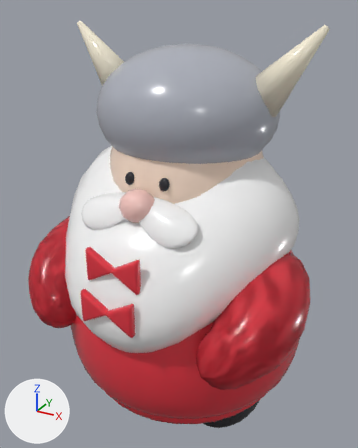
The Blender file docs/04_ART/models/santa/v3/blend/viking.blend as it was, and as the next commit left it.
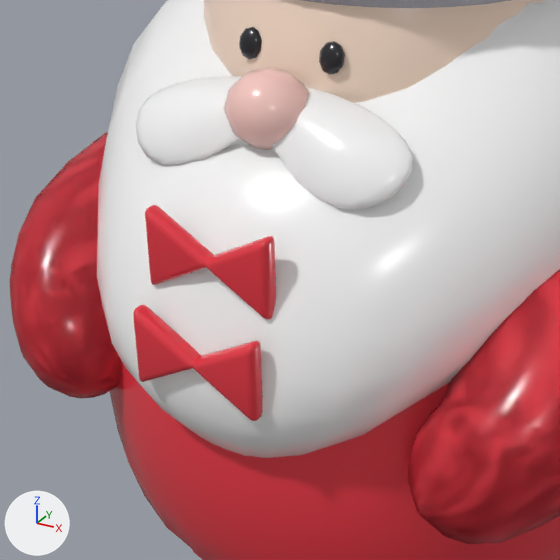
Each version is shown whole from a 50 mm lens placed at (1.64, -3.105, 3.06), pointed at (-0.038, -0.054, 1.534), then close up on the part from 7% to 73% of the width and 36% to 89% of the height. Lighting does not change. The marker at lower left points along +X, +Y and +Z. The first two pictures are the older version.
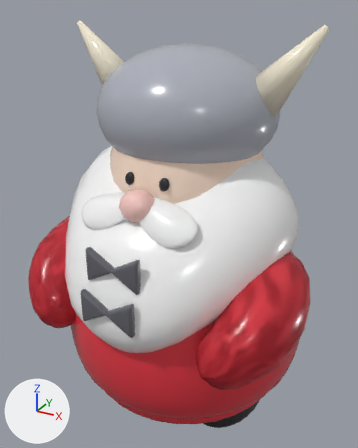
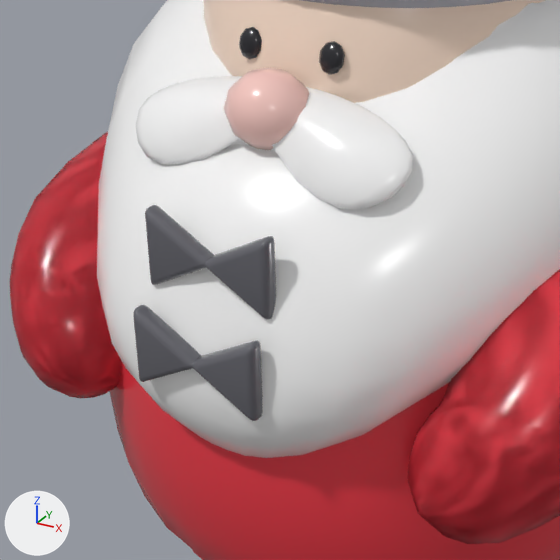
What the commit changed:
Material 'darkgrey' (mat_darkgrey) is new.
Its base color is (0.13, 0.13, 0.15) (dark grey #65656c).
Its roughness is 0.22.
me_cylinder has 6 vertices, 5 faces and spans x -0.121..0.121, y -0.07..0.14, z -0.03..0.03.
me_cylinder no longer uses material mat_red (red #e53845).
me_cylinder gains material mat_darkgrey (dark grey #65656c).
me_cylinder_001 has 6 vertices, 5 faces and spans x -0.121..0.121, y -0.07..0.14, z -0.03..0.03.
me_cylinder_001 no longer uses material mat_red (red #e53845).
me_cylinder_001 gains material mat_darkgrey (dark grey #65656c).
me_cylinder_003 has 6 vertices, 5 faces and spans x -0.121..0.121, y -0.07..0.14, z -0.03..0.03.
me_cylinder_003 no longer uses material mat_red (red #e53845).
me_cylinder_003 gains material mat_darkgrey (dark grey #65656c).
me_cylinder_004 has 6 vertices, 5 faces and spans x -0.121..0.121, y -0.07..0.14, z -0.03..0.03.
me_cylinder_004 no longer uses material mat_red (red #e53845).
me_cylinder_004 gains material mat_darkgrey (dark grey #65656c).

What differs and where, as boxes (x1, y1, x2, y2) in the close-ups (560 x 560 px):
'Cylinder.002', recoloured (red to dark grey): (205, 236, 276, 320) in both
'Cylinder.004', recoloured (red to dark grey): (192, 341, 263, 421) in both
'Cylinder.001', recoloured (red to dark grey): (145, 205, 214, 285) in both
'Cylinder.003', recoloured (red to dark grey): (133, 305, 201, 382) in both
